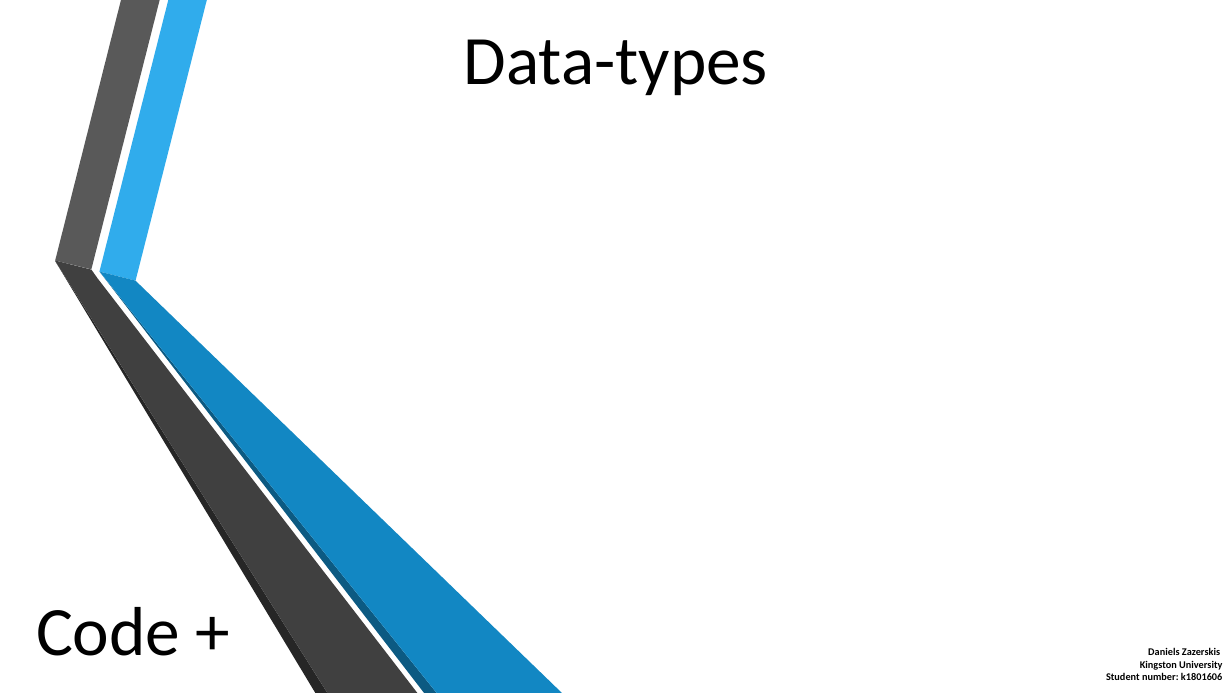
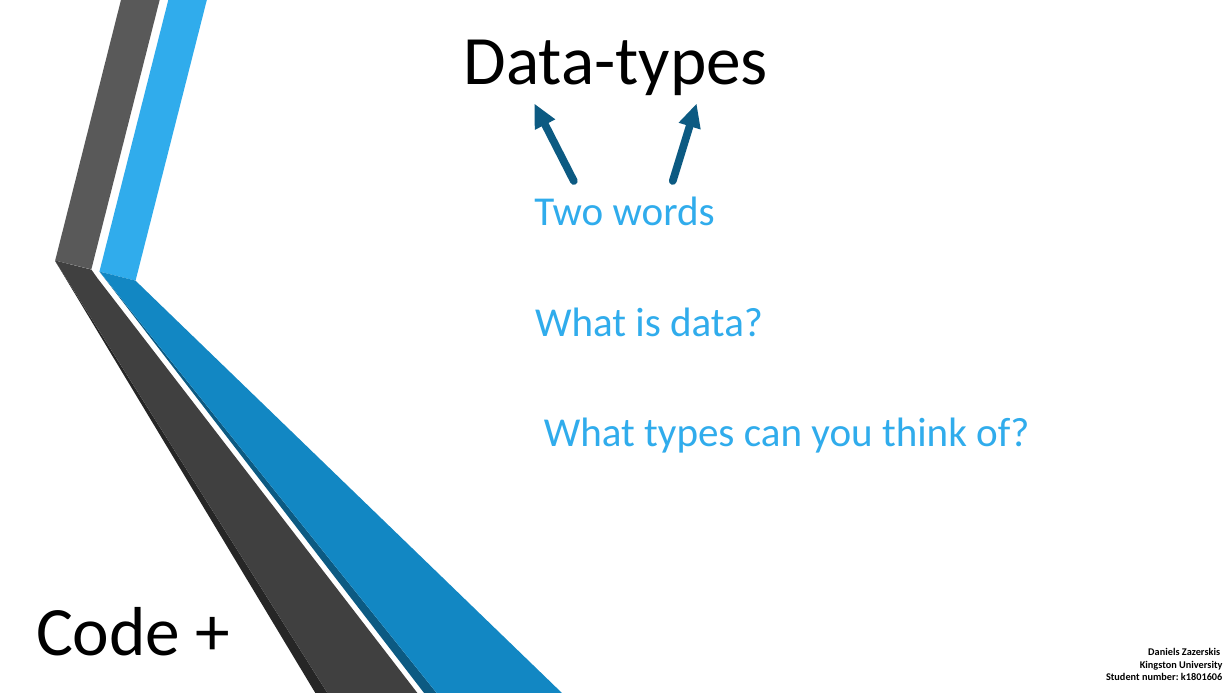
Before and after one commit to Obragius/CodePlus, a slide deck: slide 5 of Lessons/Lesson_2 - Syntax.pptx. Drawn at 1232x693 pixels with LibreOffice and Linux fonts; fonts in the diff are those of the drawing; background and template pictures are left out. Boxes give left, top, right and bottom in pixels: in the first picture for what was removed or moved away, otherwise in the second. Text is boxed around its words. In the diff, an @@ line names an element or a change of style, - is before the commit and + after.

```diff
--- a/Lessons/Lesson_2 - Syntax.pptx
+++ b/Lessons/Lesson_2 - Syntax.pptx
@@ arrow added from (574, 181) to (535, 104), #0C5A82 6 pt @@
@@ arrow added from (673, 181) to (697, 104), #0C5A82 6 pt @@
@@ text added at box(534, 196, 715, 226), 32 pt, text #30ACEC @@
+Two words
@@ text added at box(535, 307, 763, 337), 32 pt, text #30ACEC @@
+What is data?
@@ text added at box(544, 417, 1029, 453), 32 pt, text #30ACEC @@
+What types can you think of?
```
Also in this commit, not shown: 5 other slides changed, 1 other file.
